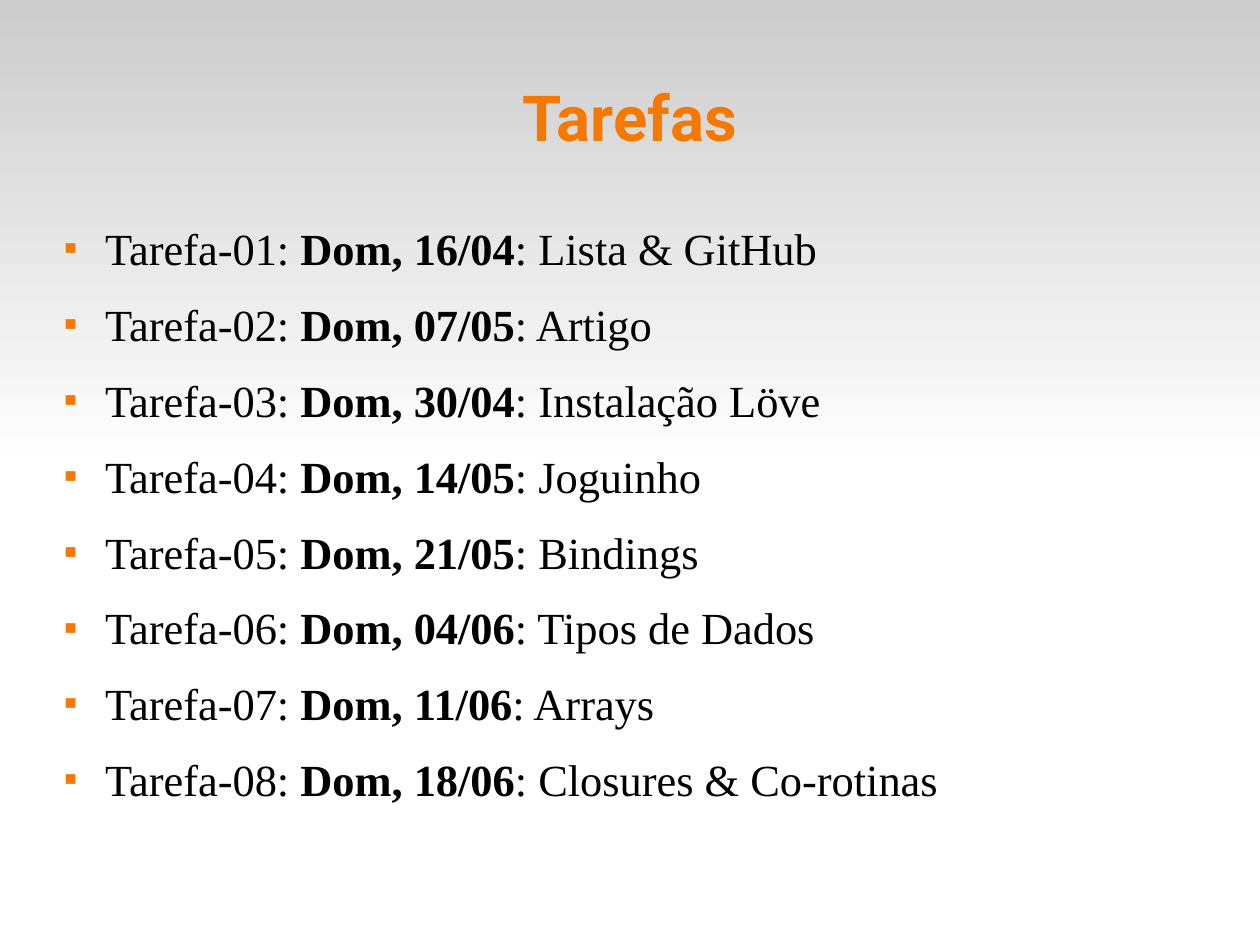
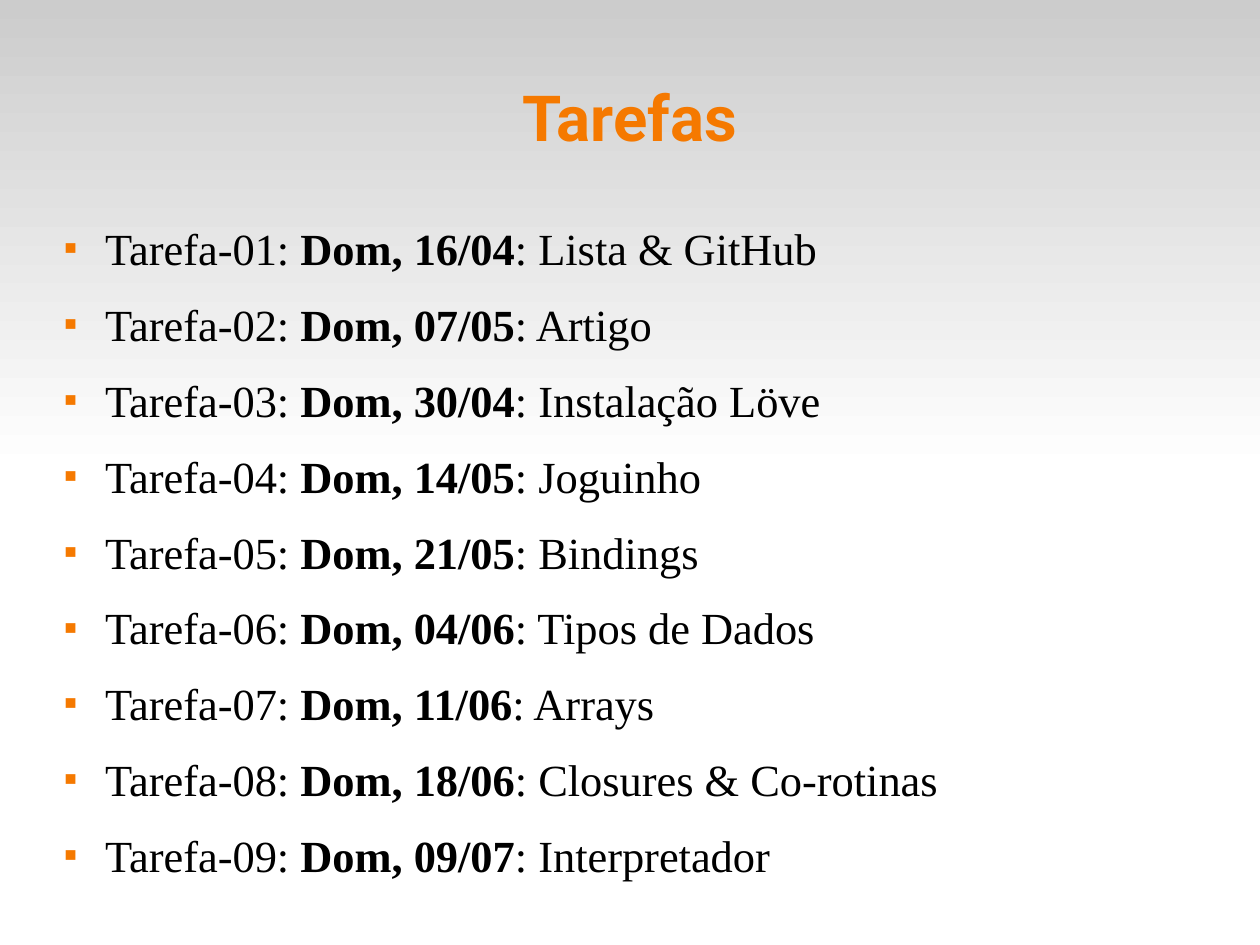
Before and after one commit to faipo/EDL, a slide deck: slide 13 of slides/edl-00.odp (slide 12 before the commit). Drawn at 1260x945 pixels with LibreOffice and Linux fonts; fonts in the diff are those of the drawing. Boxes give left, top, right and bottom in pixels: in the first picture for what was removed or moved away, otherwise in the second. Text is boxed around its words. In the diff, an @@ line names an element or a change of style, - is before the commit and + after.

```diff
--- a/slides/edl-00.odp
+++ b/slides/edl-00.odp
@@ text at (x1=105, y1=840, x2=770, y2=881): paragraph added @@
+■ Tarefa-09: Dom, 09/07: Interpretador
```
Also in this commit, not shown: 1 other slide changed, 1 slide added, 1 slide removed, 7 other files.
